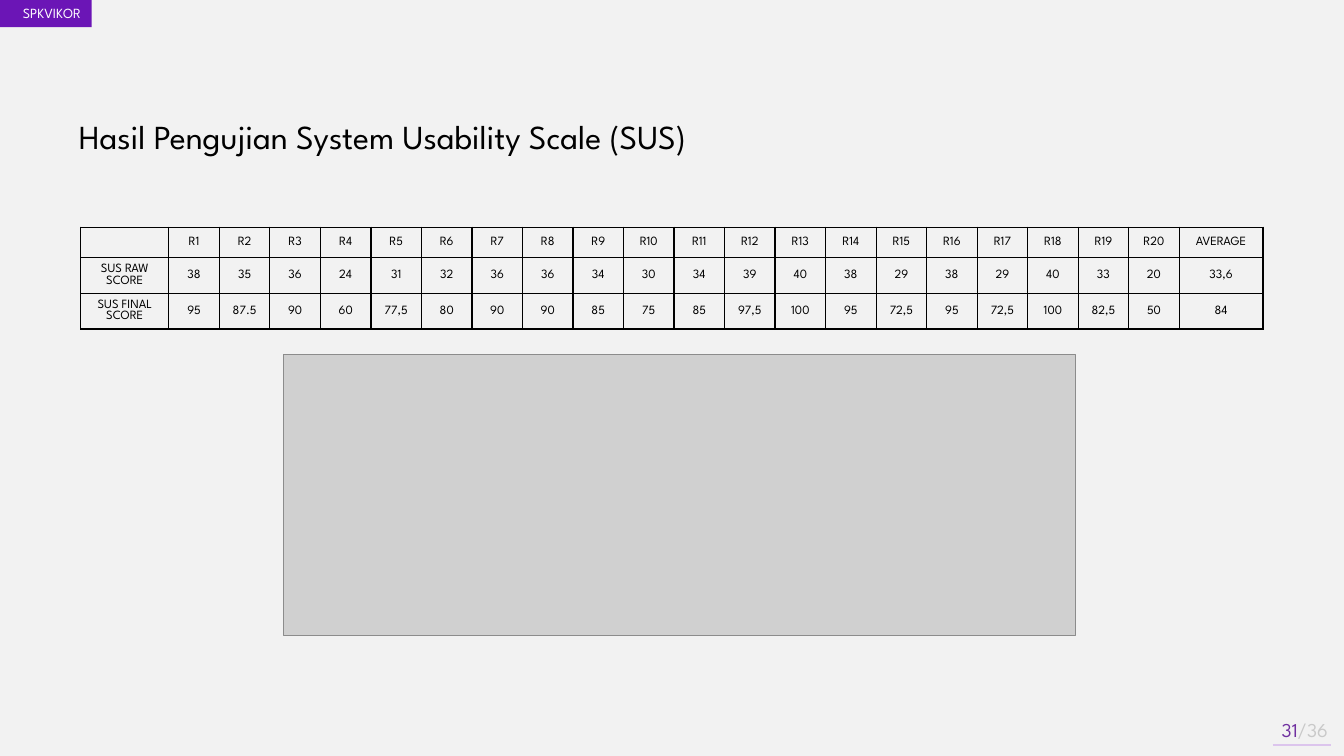
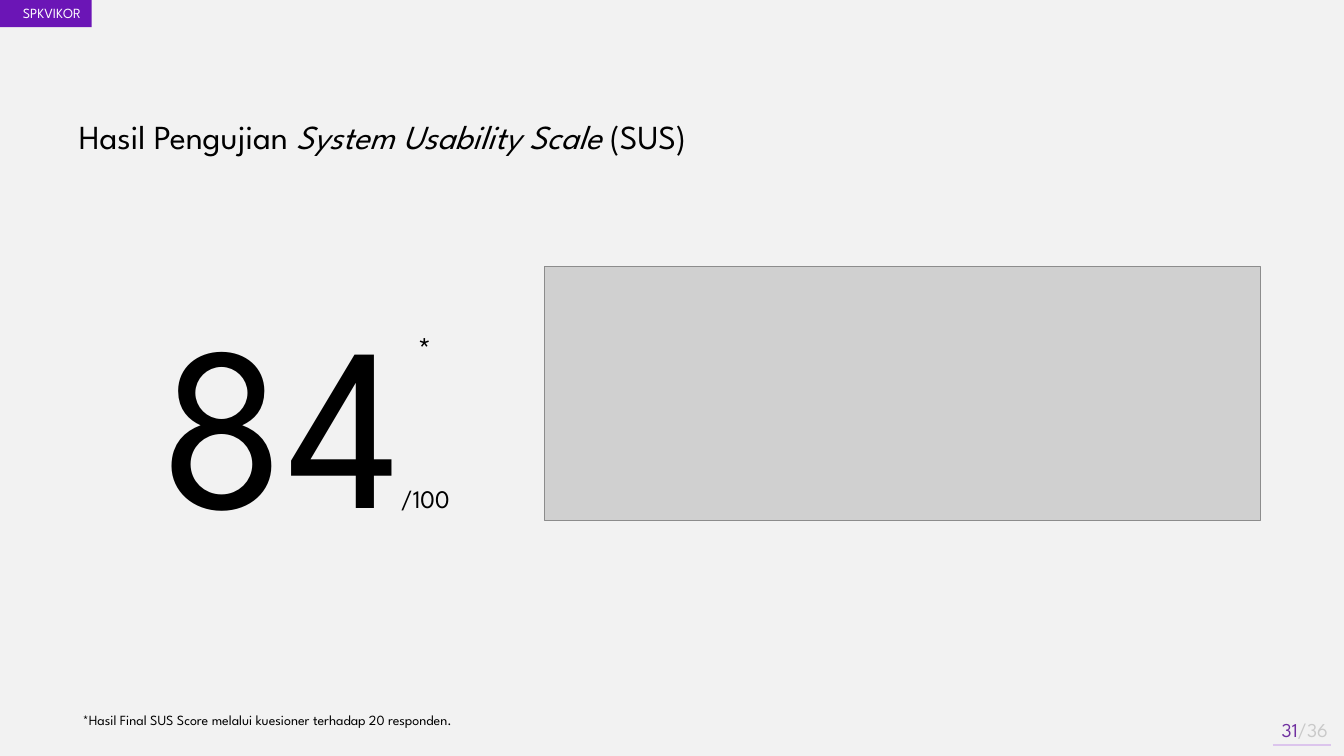
Before and after one commit to akhmadali7/TugasAkhir, a slide deck: slide 31 of PPT - TA - Akhmad Ali Sajidin.pptx. Drawn at 1344x756 pixels with LibreOffice and Linux fonts; fonts in the diff are those of the drawing; grey boxes stand for pictures. Boxes give left, top, right and bottom in pixels: in the first picture for what was removed or moved away, otherwise in the second. Text is boxed around its words. In the diff, an @@ line names an element or a change of style, - is before the commit and + after.

```diff
--- a/PPT - TA - Akhmad Ali Sajidin.pptx
+++ b/PPT - TA - Akhmad Ali Sajidin.pptx
@@ text "Hasil Pengujian System Usability Scale ..." at bbox=[79, 125, 686, 157]: italic on in "System Usability Scale" @@
@@ table removed at bbox=[81, 227, 1261, 329], 3 rows, 22 columns @@
- | R1 | R2 | R3 | R4 | R5 | R6 | R7 | R8 | R9 | R10 | R11 | R12 | R13 | R14 | R15 | R16 | R17 | R18 | R19 | R20 | AVERAGE
-SUS RAW SCORE | 38 | 35 | 36 | 24 | 31 | 32 | 36 | 36 | 34 | 30 | 34 | 39 | 40 | 38 | 29 | 38 | 29 | 40 | 33 | 20 | 33,6
-SUS FINAL SCORE | 95 | 87.5 | 90 | 60 | 77,5 | 80 | 90 | 90 | 85 | 75 | 85 | 97,5 | 100 | 95 | 72,5 | 95 | 72,5 | 100 | 82,5 | 50 | 84
@@ picture: place and size @@
-picture at bbox=[283, 355, 1076, 636]
+picture at bbox=[544, 266, 1260, 520]
@@ text added at bbox=[383, 323, 467, 383], 24 pt, text #000000 @@
+*
@@ text added at bbox=[160, 352, 450, 511], 18 pt, text #000000 @@
+84/100
@@ text added at bbox=[83, 715, 452, 728], 10 pt, text #000000 @@
+*Hasil Final SUS Score melalui kuesioner terhadap 20 responden.
```
Also in this commit, not shown: 9 other slides changed, 38 other files.
